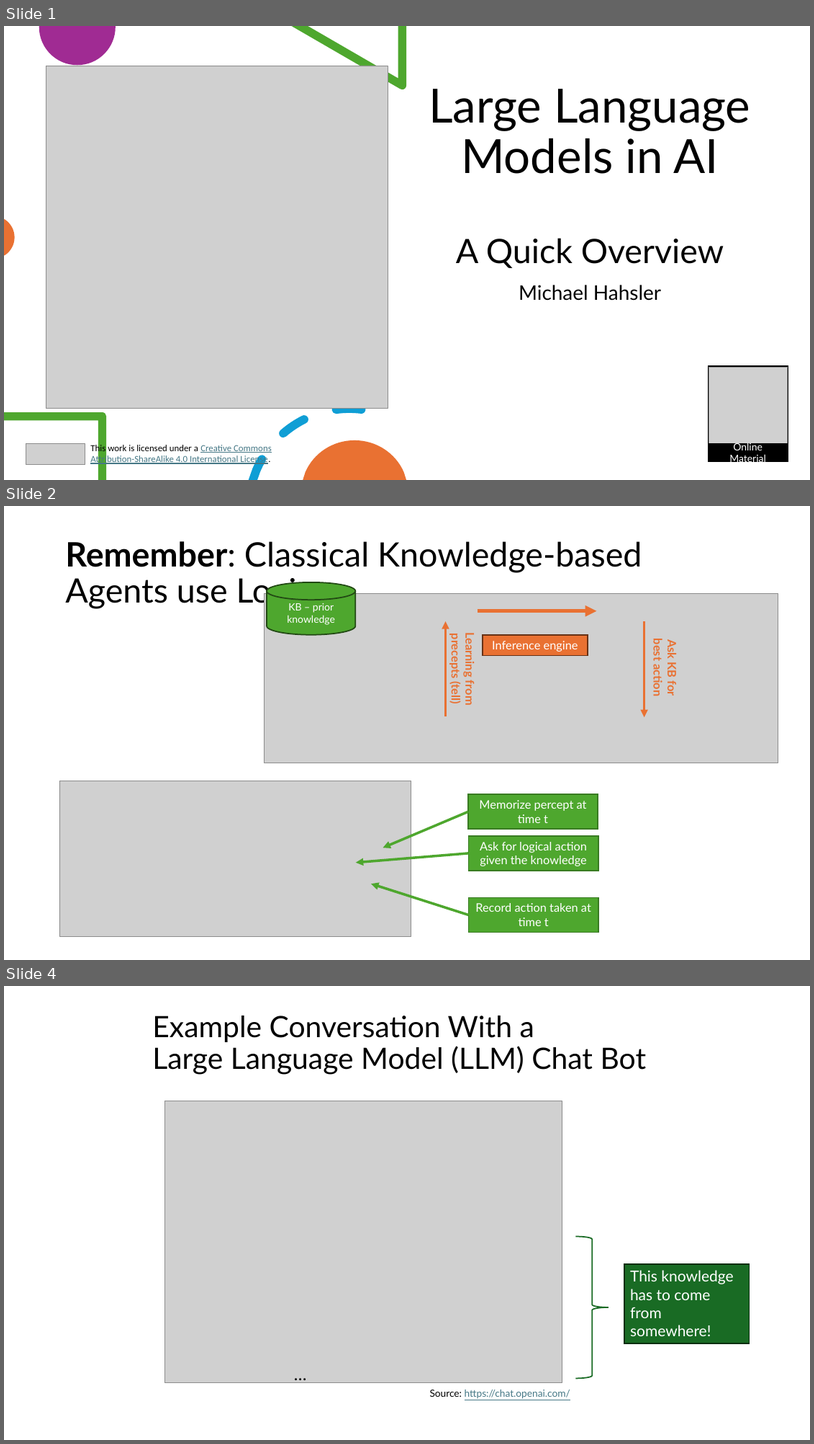
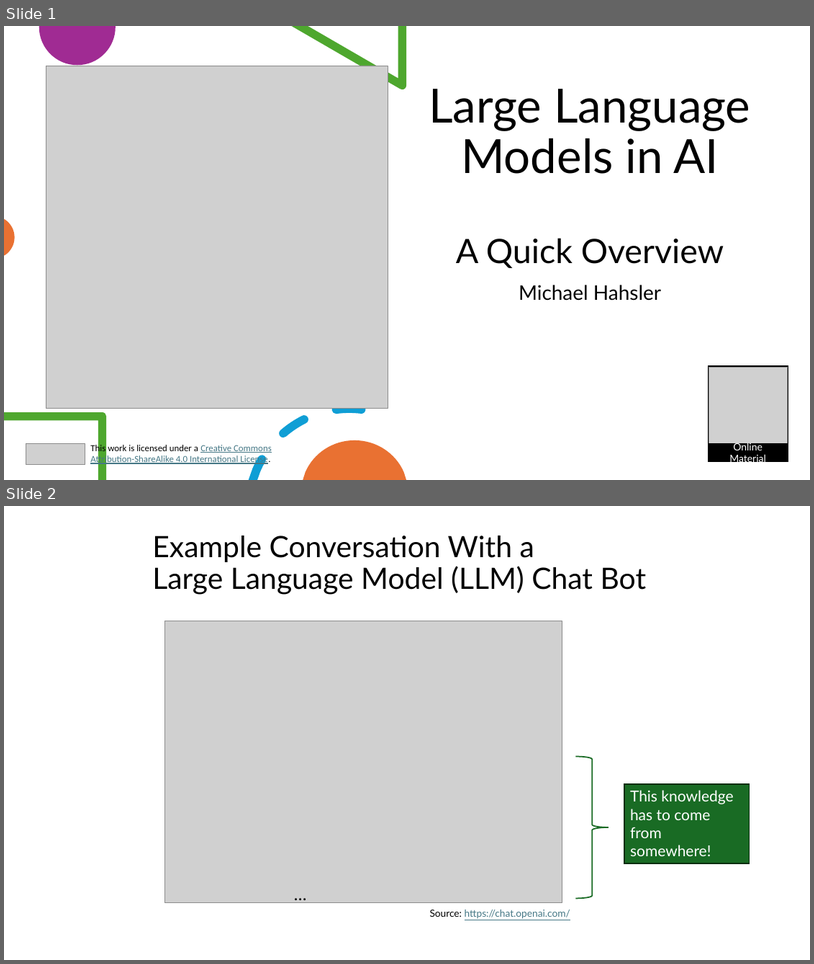
Before and after one commit to mhahsler/Introduction_to_Artificial_Intelligence, a slide deck: slides/discussion/07_LLM_discussion.pptx. Shown one above the other, each under a label of ours: slides 1, 2 and 4 before the commit, slides 1 and 2 after it; the slides between them are not shown. The pictures are 814x1444 and 814x964 pixels, drawn with LibreOffice and Linux fonts; fonts in the diff are those of the drawing; grey boxes stand for pictures. Boxes give left, top, right and bottom in pixels: in the first picture for what was removed or moved away, otherwise in the second. Text is boxed around its words. In the diff, an @@ line names an element or a change of style, - is before the commit and + after.

```diff
--- a/slides/discussion/07_LLM_discussion.pptx
+++ b/slides/discussion/07_LLM_discussion.pptx
@@ slide 2 removed at (x1=4, y1=506, x2=810, y2=960), background #FFFFFF @@
@@ title removed at (x1=65, y1=541, x2=642, y2=610) @@
-Remember: Classical Knowledge-based Agents use Logic
@@ group removed at (x1=264, y1=582, x2=778, y2=763): 3 arrows, 2 texts, 1 picture, 1 rectangle, 1 cylinder @@
-Learning from precepts (tell)
-Ask KB for best action
-Inference engine
-KB – prior knowledge
@@ group removed at (x1=59, y1=780, x2=599, y2=936): 3 rectangles, 3 arrows, 1 picture @@
-Memorize percept at time t
-Record action taken at time t
-Ask for logical action given the knowledge
@@ what was slide 4 is now slide 2 @@
```
Also in this commit, not shown: 3 slides changed, 1 other slide removed, 1 other file.
